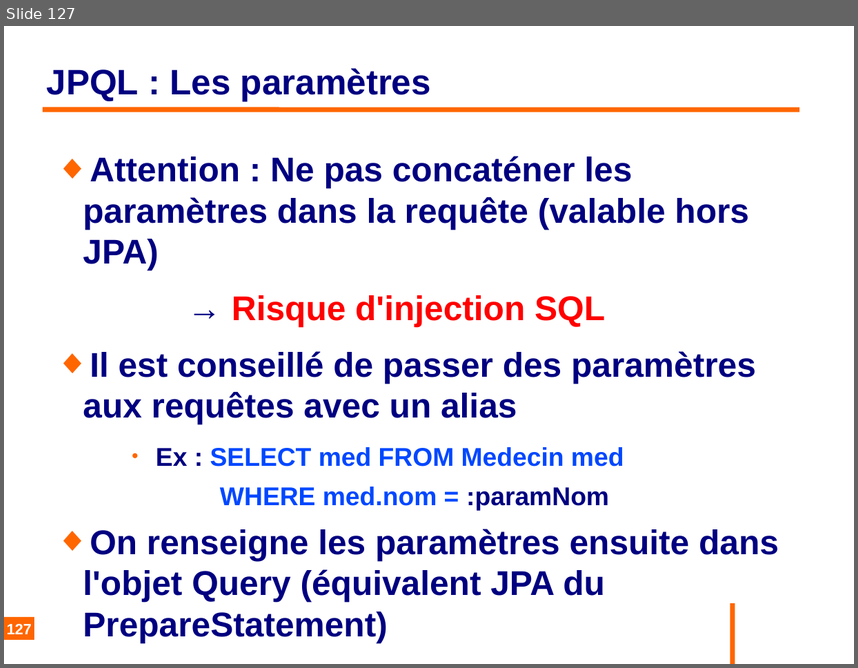
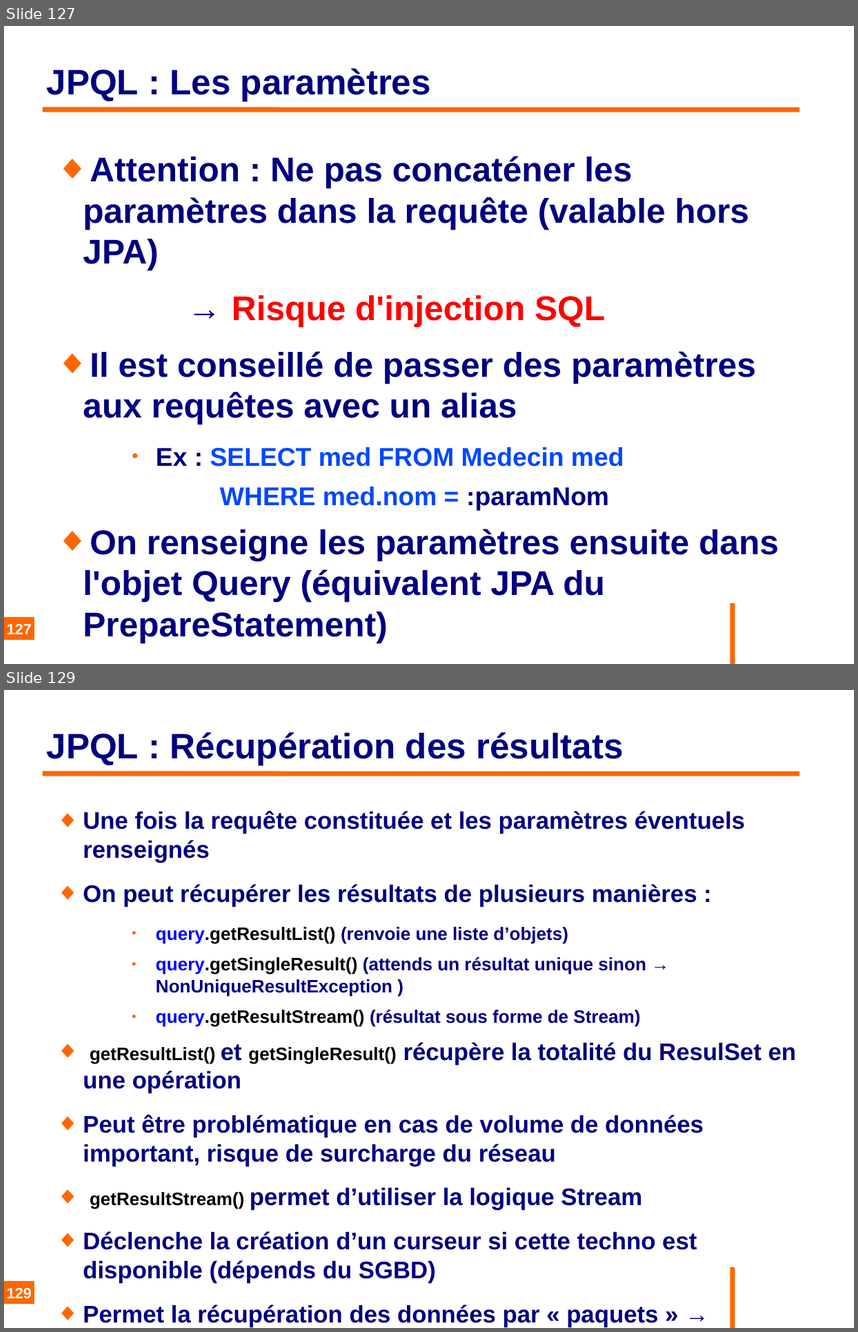
Before and after one commit to philphils/formation-hibernate-basique, a slide deck: Documentation/diapo_formation_hibernate.odp. Shown one above the other, each under a label of ours: slide 127 before the commit, slides 127 and 129 after it; the slides between them are not shown. The pictures are 858x668 and 858x1332 pixels, drawn with LibreOffice and Linux fonts; fonts in the diff are those of the drawing; background and template pictures are left out. Boxes give left, top, right and bottom in pixels: in the first picture for what was removed or moved away, otherwise in the second. Text is boxed around its words. In the diff, an @@ line names an element or a change of style, - is before the commit and + after.

Commit message:
Ajout diapo sur ResultSet format Stream

```diff
--- a/Documentation/diapo_formation_hibernate.odp
+++ b/Documentation/diapo_formation_hibernate.odp
@@ slide 129 added at (4,690,854,1328), background #FFFFFF; not listed: 1 template element that a slide beside it also shows @@
@@ title added at (47,732,623,765), 33 pt, text #000080, bold @@
+JPQL : Récupération des résultats
@@ line added from (43, 773) to (800, 773), #FF6600 4.54 pt @@
@@ text added at (83,811,797,1327), 22.4 pt, text #000080, bold @@
+◆ Une fois la requête constituée et les paramètres éventuels renseignés
+◆ On peut récupérer les résultats de plusieurs manières :
+    ● query.getResultList() (renvoie une liste d’objets)
+    ● query.getSingleResult() (attends un résultat unique sinon → NonUniqueResultException )
+    ● query.getResultStream() (résultat sous forme de Stream)
+◆ getResultList() et getSingleResult() récupère la totalité du ResulSet en une opération
+◆ Peut être problématique en cas de volume de données important, risque de surcharge du réseau
+◆ getResultStream() permet d’utiliser la logique Stream
+◆ Déclenche la création d’un curseur si cette techno est disponible (dépends du SGBD)
+◆ Permet la récupération des données par « paquets » → meilleures performances sur un grand nombre d’objets
@@ page number added at (4,1281,34,1304), fill #FF6600, 14 pt, text #FFFFFF, bold @@
+129
```
Also in this commit, not shown: 1 slide changed.
